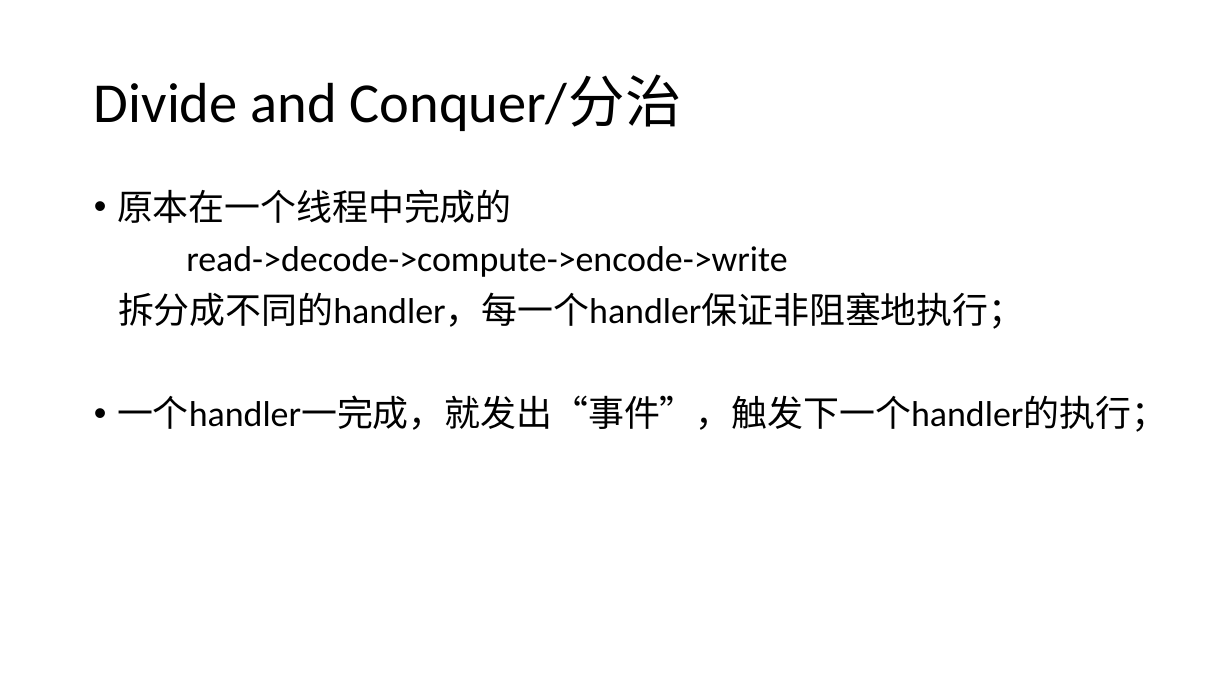
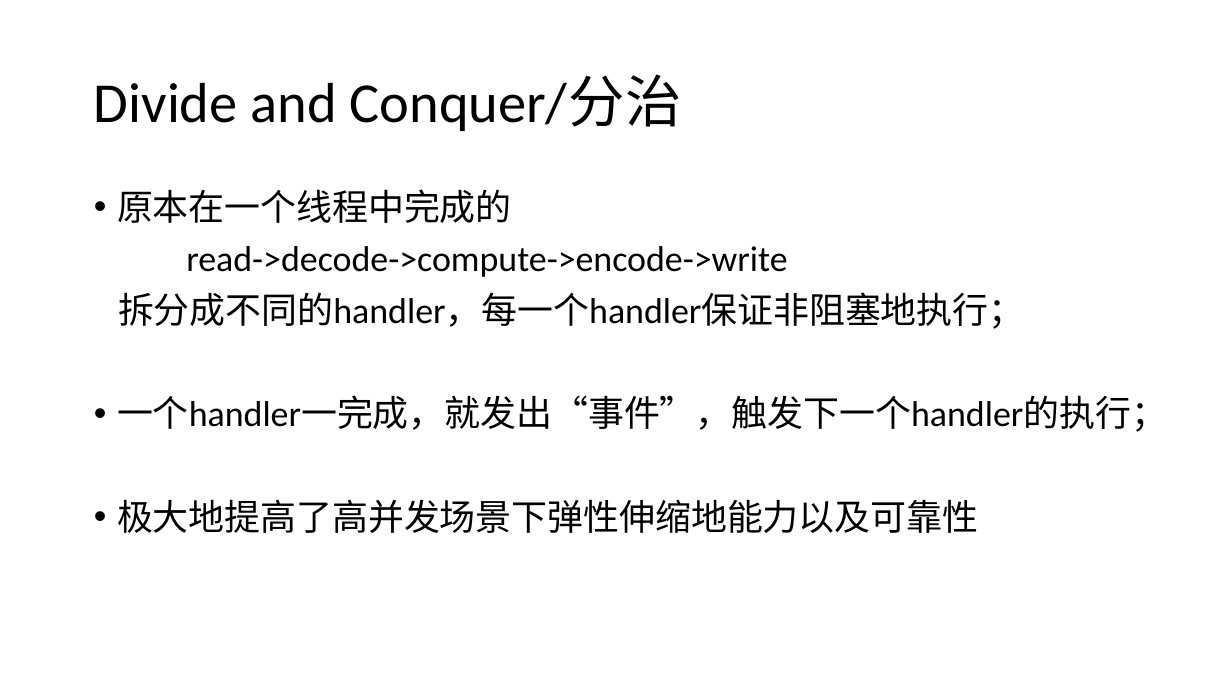
Before and after one commit to zy475459736/progress, a slide deck: slide 12 of io/Netty.pptx. Drawn at 1232x693 pixels with LibreOffice and Linux fonts; fonts in the diff are those of the drawing. Boxes give left, top, right and bottom in pixels: in the first picture for what was removed or moved away, otherwise in the second. Text is boxed around its words. In the diff, an @@ line names an element or a change of style, - is before the commit and + after.

```diff
--- a/io/Netty.pptx
+++ b/io/Netty.pptx
@@ text at [117, 499, 978, 533]: paragraph added @@
+• 极大地提高了高并发场景下弹性伸缩地能力以及可靠性
```
Also in this commit, not shown: 1 other slide changed, 3 slides added.
